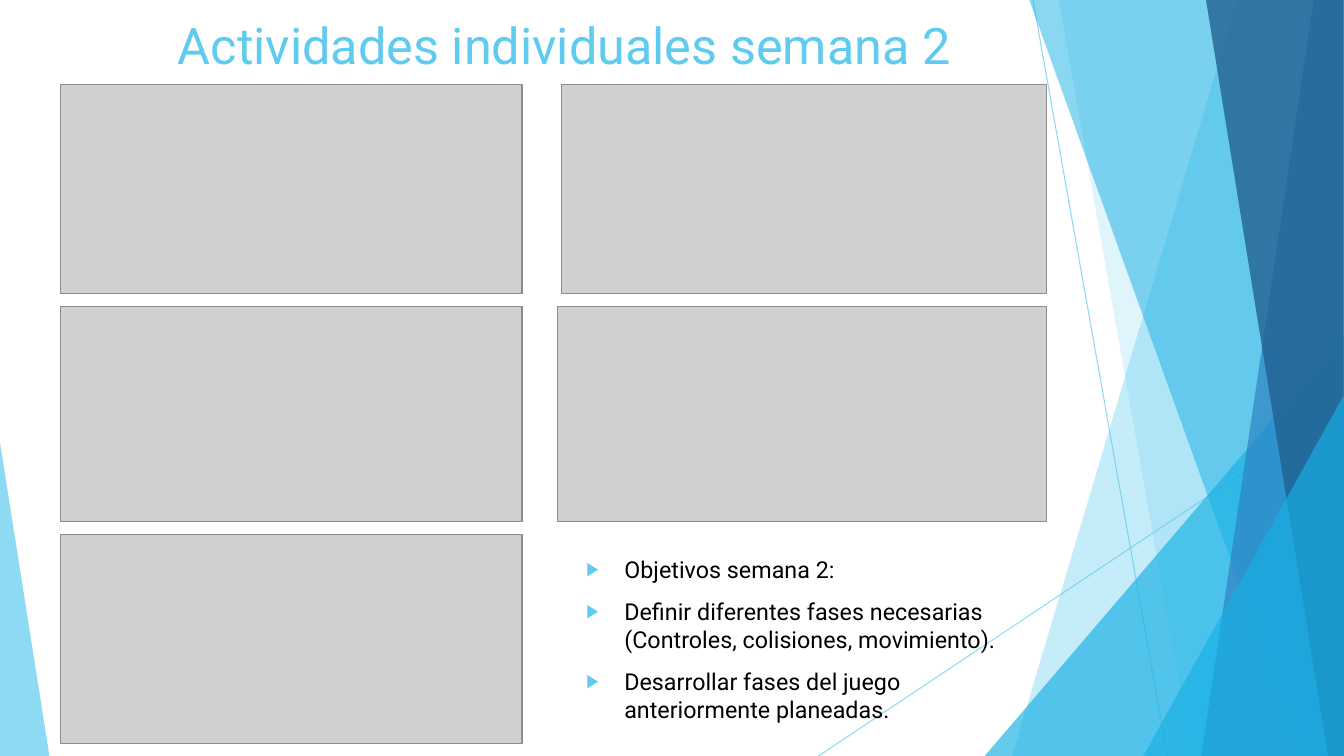
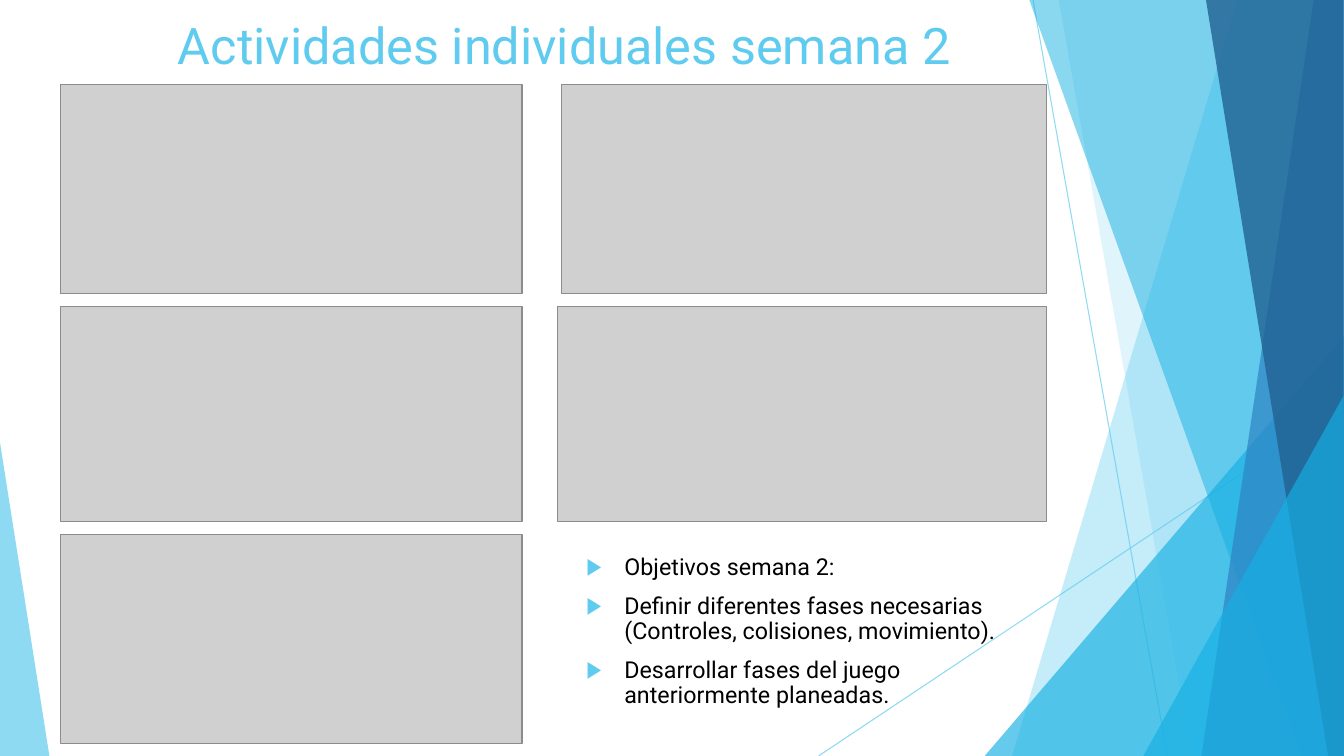
Before and after one commit to vicquiroz/SlimeSmasher, a slide deck: slide 4 of burndown y trabajo de equipo/Presentacion Sprint 1.pptx. Drawn at 1344x756 pixels with LibreOffice and Linux fonts; fonts in the diff are those of the drawing; grey boxes stand for pictures. Boxes give left, top, right and bottom in pixels: in the first picture for what was removed or moved away, otherwise in the second. Text is boxed around its words. In the diff, an @@ line names an element or a change of style, - is before the commit and + after.

```diff
--- a/burndown y trabajo de equipo/Presentacion Sprint 1.pptx
+++ b/burndown y trabajo de equipo/Presentacion Sprint 1.pptx
@@ triangle at (985,336,1344,756): fill #17B0E4 at 66% opacity to #16B0E3 at 66% opacity @@
@@ text "Objetivos semana 2:" at (624,557,995,710): line spacing 1 to 0.9; less space between paragraphs @@
```
Also in this commit, not shown: 12 other slides changed, 1 slide added.
